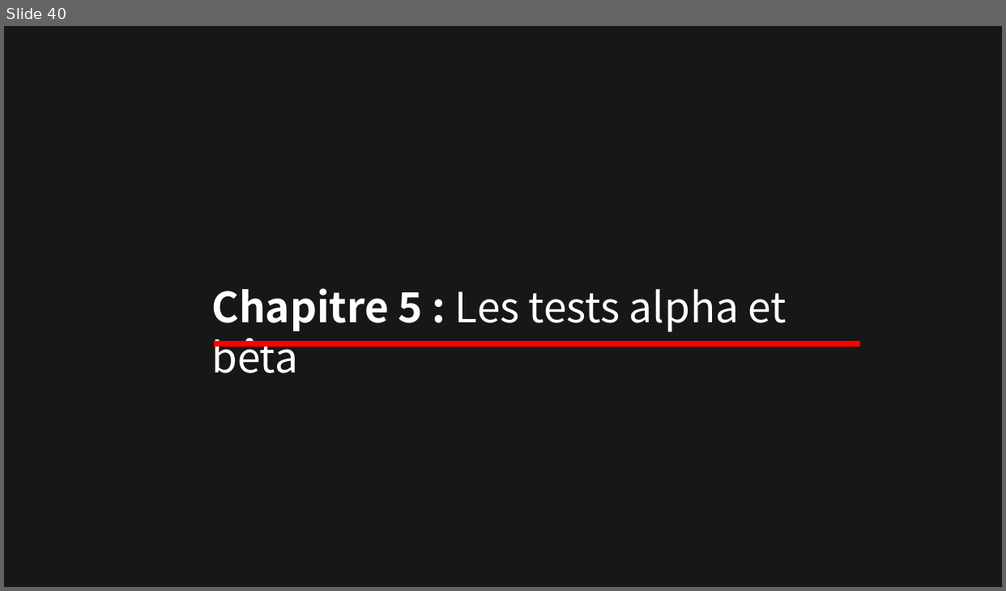
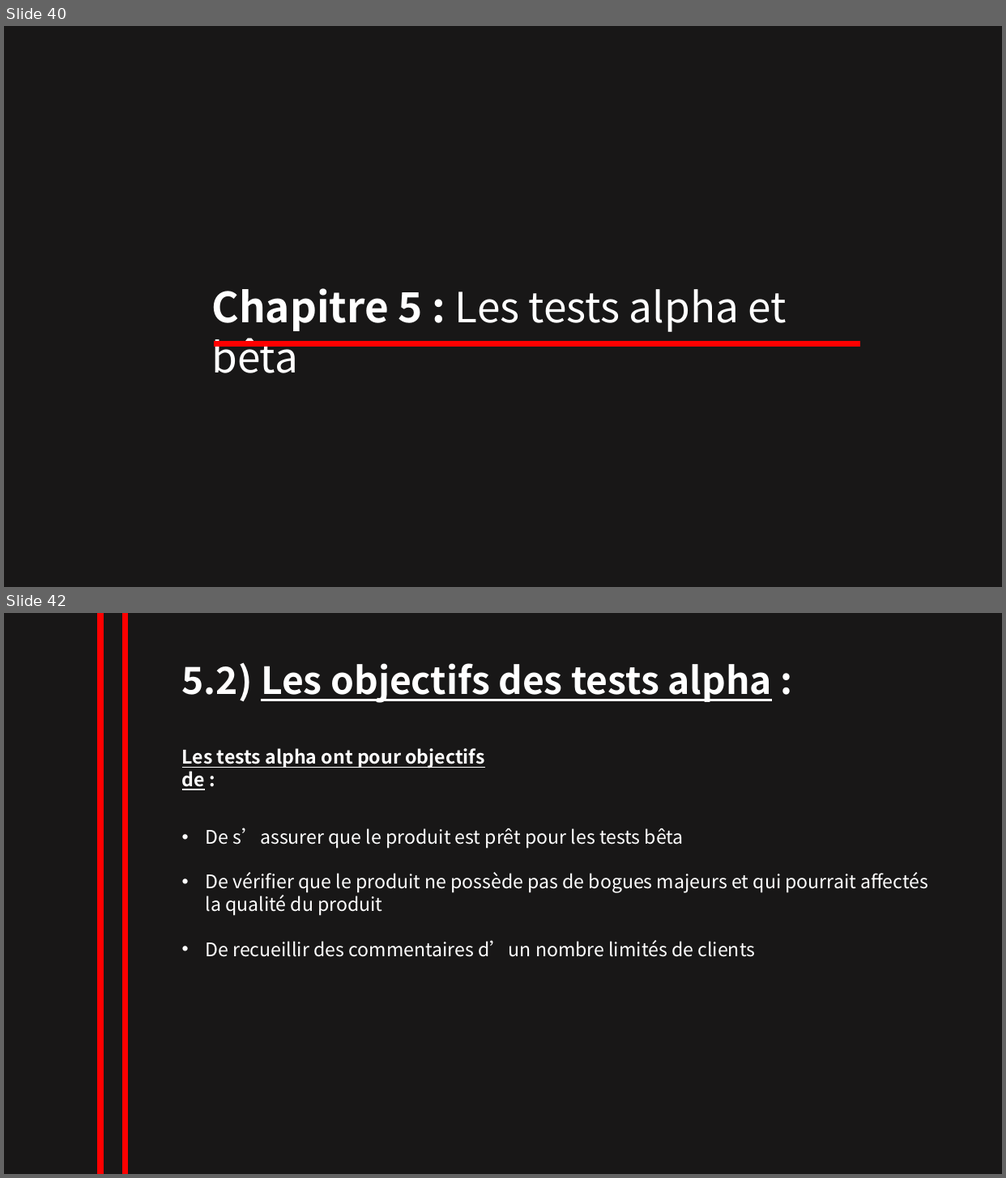
Before and after one commit to NesrineZitouni11/nesrine_zitouni, a slide deck: TRAVAUX/powerpointRevisionISTQB.pptx. Shown one above the other, each under a label of ours: slide 40 before the commit, slides 40 and 42 after it; the slides between them are not shown. The pictures are 1006x591 and 1006x1178 pixels, drawn with LibreOffice and Linux fonts; fonts in the diff are those of the drawing. Boxes give left, top, right and bottom in pixels: in the first picture for what was removed or moved away, otherwise in the second. Text is boxed around its words. In the diff, an @@ line names an element or a change of style, - is before the commit and + after.

```diff
--- a/TRAVAUX/powerpointRevisionISTQB.pptx
+++ b/TRAVAUX/powerpointRevisionISTQB.pptx
@@ slide 42 added at [4, 613, 1002, 1174], background #181717 @@
@@ line added from (100, 613) to (100, 1174), #FF0000 6 pt @@
@@ line added from (126, 613) to (126, 1174), #FF0000 6 pt @@
@@ text added at [182, 662, 772, 703], 36 pt, text #FFFFFF, bold, underline @@
+5.2) Les objectifs des tests alpha :
@@ text added at [182, 748, 484, 790], 18 pt, text #FFFFFF, bold, underline @@
+Les tests alpha ont pour objectifs de :
@@ text added at [206, 828, 928, 957], 18 pt, text #FFFFFF @@
+• De s’assurer que le produit est prêt pour les tests bêta
+• De vérifier que le produit ne possède pas de bogues majeurs et qui pourrait affectés la qualité du produit
+• De recueillir des commentaires d’un nombre limités de clients
```
Also in this commit, not shown: 3 other slides added, 1 slide removed.
